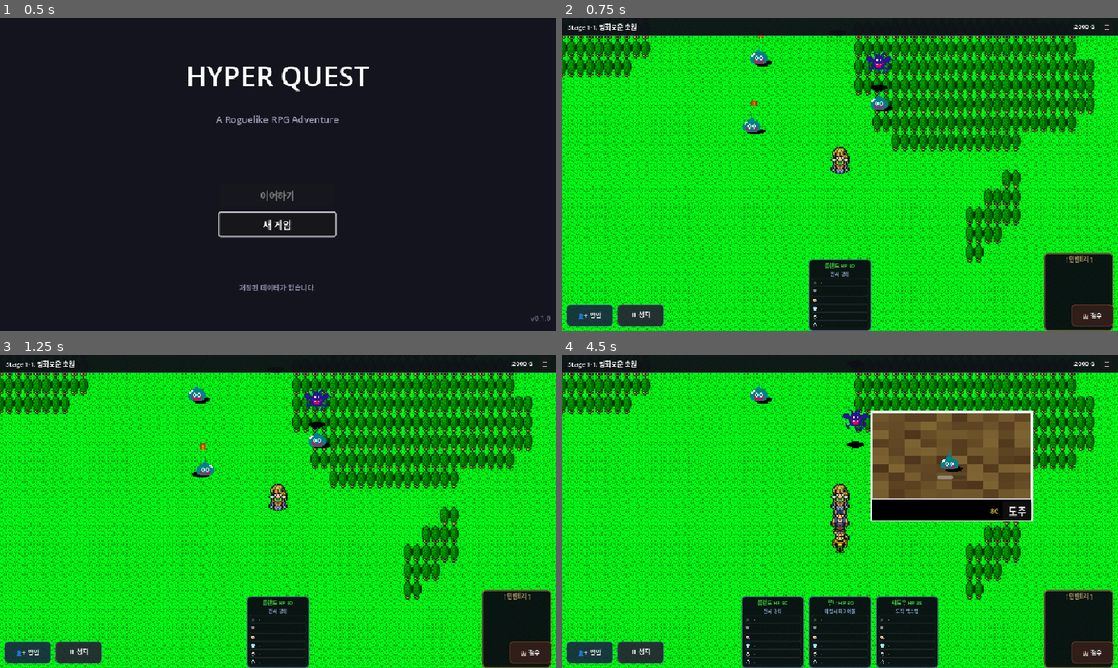
Above: before the commit, frames 1-4 (two rows, left to right).
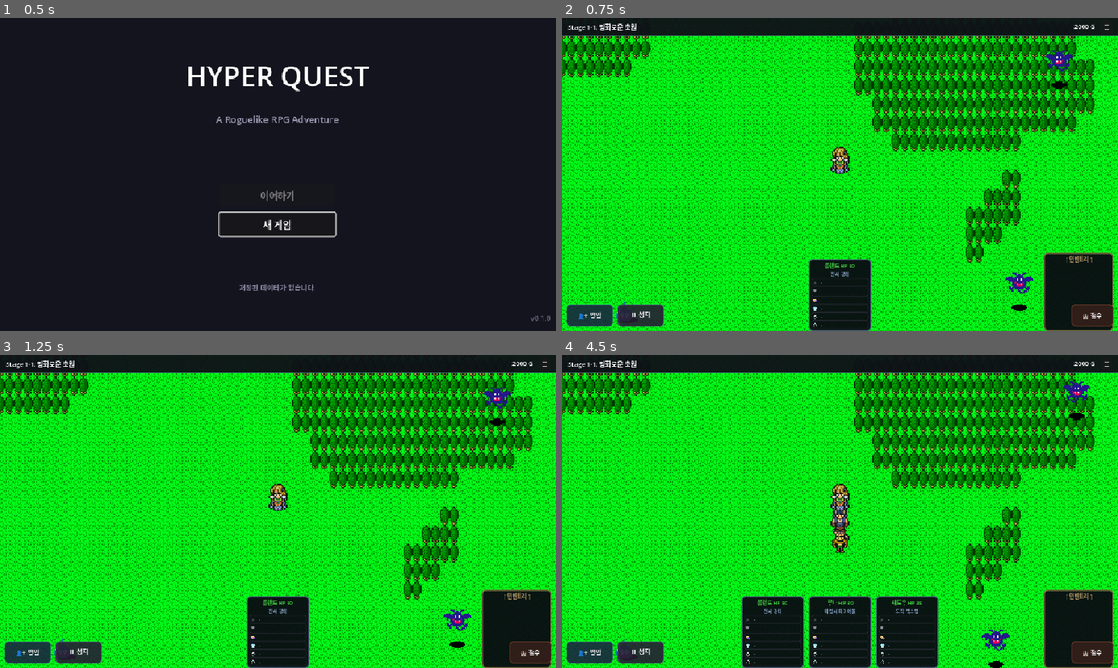
Above: after the commit, the same moments.

Repository: limmmmmmn/Appears-Appears
Game: Godot game, scene res://scenes/main/Main.tscn
The game is run twice, just before and just after one commit, with the same random seed, the same clock (stepped at 60 frames per second) and the same inputs.
Inputs (mouse positions are in pixels of both pictures, inside the frame that each line leads up to):
- Up to frame 1 (0.5 s): no input
- Up to frame 2 (0.75 s): click "새 게임" at 0.5 s
- Up to frame 3 (1.25 s): no input
- Up to frame 4 (4.5 s): click "☰" at 1.25 s; click "🏰 철수" at 2 s; click "👤+ 영입" at 2.75 s; tap Enter at 3.5 s; drag from (951, 467) to (873, 411) at 3.52 s; drag from (728, 527) to (862, 423) at 4.27 s

Frame 1 is identical in both runs. In frame 2, 1.1% of the frame differs, in the area x 9-92%, y 5-98%; in frame 3, 1.1%; in frame 4, 11%, in the area x 9-95%, y 8-100%.

Commit message:
필드 적 수 감소(5→3), 초기 스폰 카메라 가장자리로 통일
MAX_ENEMIES 5에서 3으로 축소.
초기 스폰을 플레이어 주변이 아닌 카메라 가장자리 방식으로 변경,
리스폰/재배치와 동일한 스폰 로직 사용.

https://claude.ai/code/session_01Hd2yq1ozkv3Ki7v9ssLTyb

Diff:
--- a/scripts/systems/EnemySpawner.gd
+++ b/scripts/systems/EnemySpawner.gd
@@ -7,7 +7,7 @@
 #=============================================================================
 # 스폰 설정
 #=============================================================================
-const MAX_ENEMIES: int = 5                            # 최대 동시 적 수
+const MAX_ENEMIES: int = 3                            # 최대 동시 적 수
 const MIN_SPAWN_DISTANCE_BETWEEN: float = 24.0        # 적들 사이 최소 거리
 const MIN_DISTANCE_FROM_PLAYER: float = 40.0          # 플레이어로부터 최소 거리
 const MAX_DISTANCE_FROM_PLAYER: float = 150.0         # 플레이어로부터 최대 거리
@@ -54,7 +54,7 @@
 
 
 func spawn_initial_enemies(field_enemies: Array) -> void:
-	## 초기 적 스폰 - 플레이어 주변에 분포
+	## 초기 적 스폰 - 카메라 가장자리에 분포
 	if FieldManager.is_boss_field():
 		_spawn_boss(field_enemies)
 		return
@@ -64,11 +64,12 @@
 		_calculate_map_data()
 
 	var player_pos: Vector2 = _get_player_position()
+	var camera_rect: Rect2 = _get_camera_rect()
 	var spawned_positions: Array[Vector2] = []
 
-	# 플레이어 주변에 적 스폰
+	# 카메라 가장자리에 적 스폰 (리스폰과 동일 방식)
 	for i in range(MAX_ENEMIES):
-		var pos: Vector2 = _find_spawn_position_around_player(player_pos, spawned_positions)
+		var pos: Vector2 = _find_spawn_position_near_camera(camera_rect, player_pos, spawned_positions)
 		if pos != Vector2.ZERO:
 			var tile_type: String = _get_tile_type_at(pos)
 			_spawn_enemy_at({"position": pos, "tile_type": tile_type}, field_enemies)
